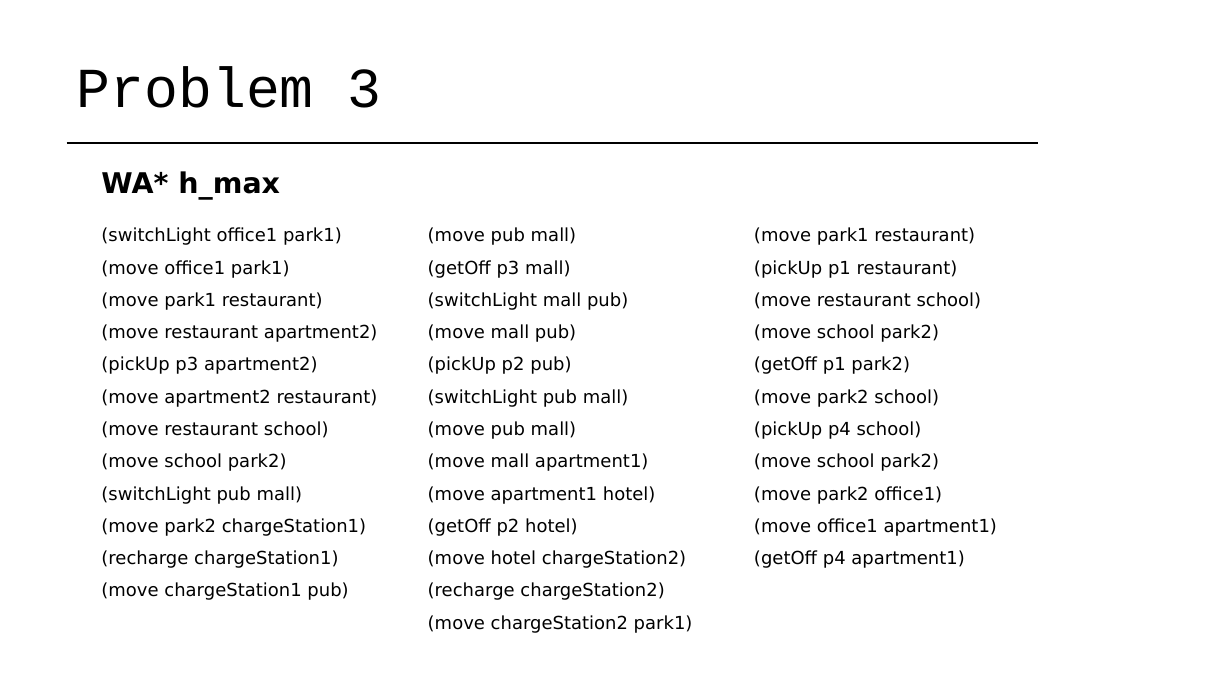
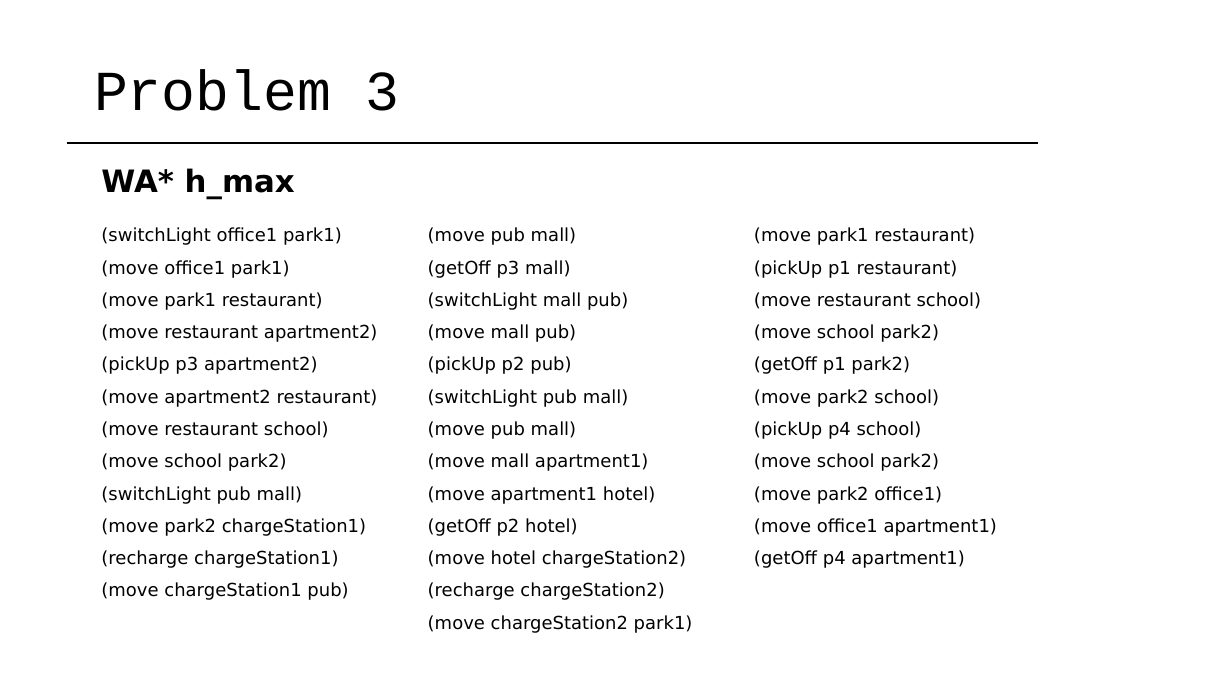
Before and after one commit to serenaragaglia/taxi_planning, a slide deck: slide 19 of documents/planning.pptx (slide 18 before the commit). Drawn at 1232x693 pixels with LibreOffice and Linux fonts; fonts in the diff are those of the drawing. Boxes give left, top, right and bottom in pixels: in the first picture for what was removed or moved away, otherwise in the second. Text is boxed around its words. In the diff, an @@ line names an element or a change of style, - is before the commit and + after.

```diff
--- a/documents/planning.pptx
+++ b/documents/planning.pptx
@@ title "Problem 3": place and size @@
-title "Problem 3" at [77, 66, 382, 108]
+title "Problem 3" at [94, 70, 399, 111]
@@ text "WA* h_max" at [101, 168, 295, 199]: size 22.2 to 24 pt @@
```
Also in this commit, not shown: 6 other slides changed, 1 slide added, 1 other file.
